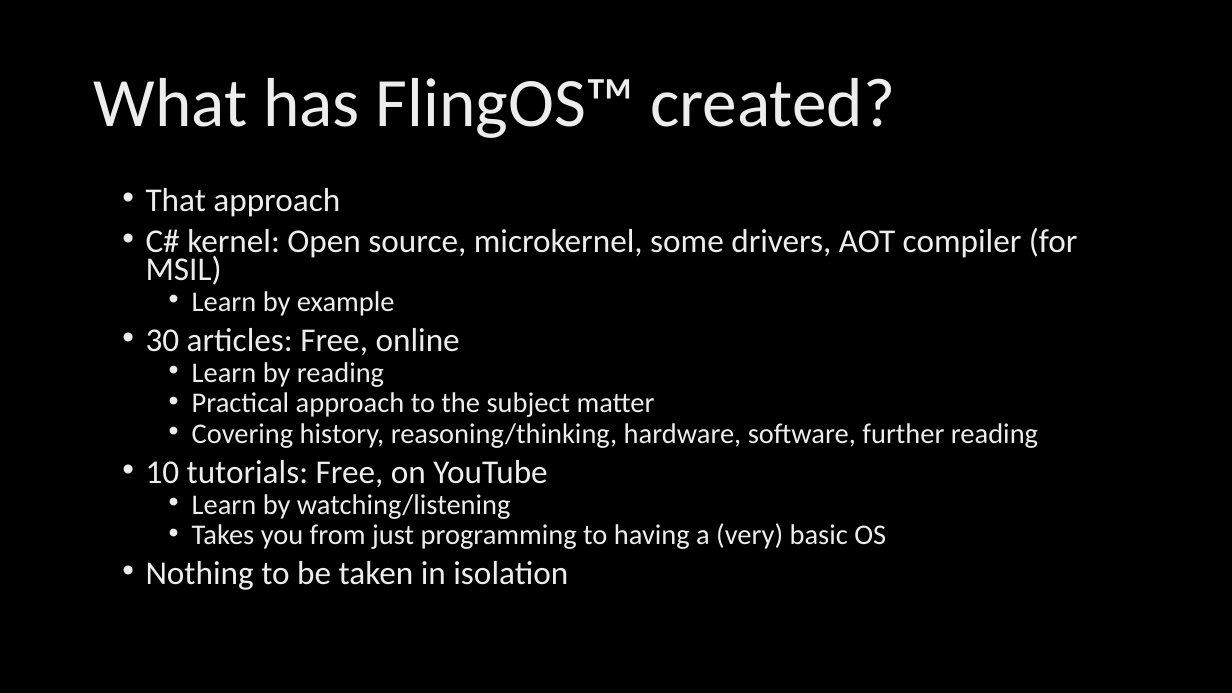
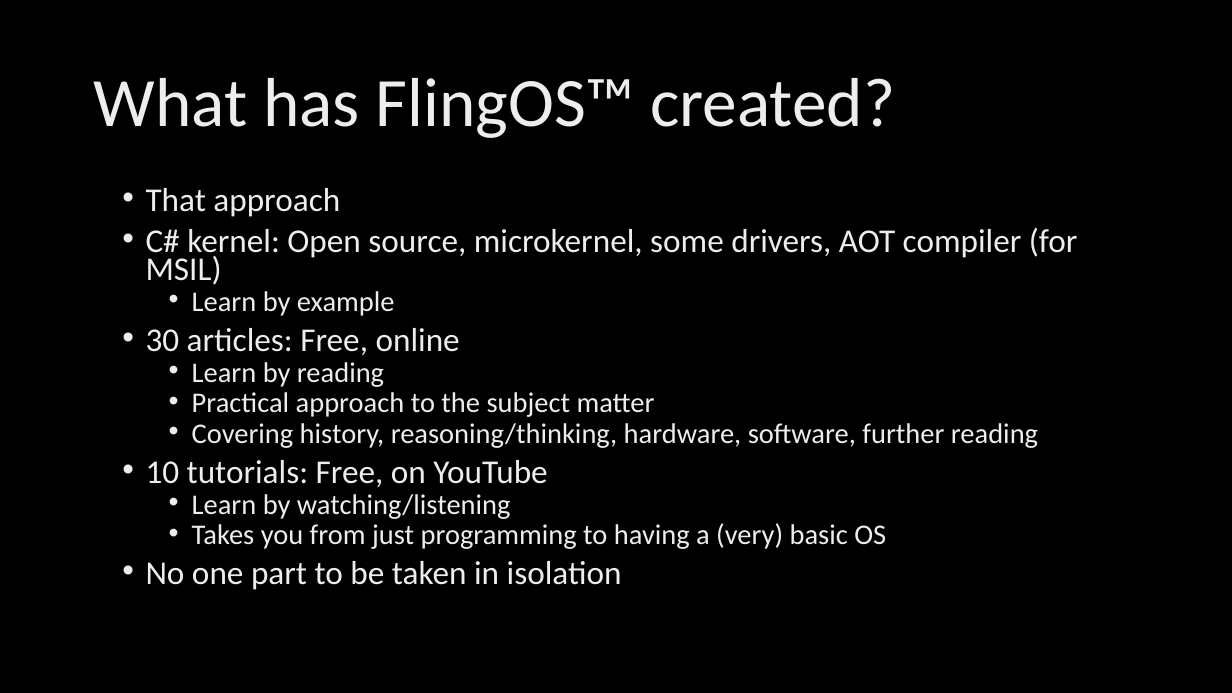
Before and after one commit to FlingOS/FlingOS, a slide deck: slide 19 of Documentation/Presentations/ACCU/How low can you go.pptx (slide 17 before the commit). Drawn at 1232x693 pixels with LibreOffice and Linux fonts; fonts in the diff are those of the drawing; background and template pictures are left out. Boxes give left, top, right and bottom in pixels: in the first picture for what was removed or moved away, otherwise in the second. Text is boxed around its words. In the diff, an @@ line names an element or a change of style, - is before the commit and + after.

```diff
--- a/Documentation/Presentations/ACCU/How low can you go.pptx
+++ b/Documentation/Presentations/ACCU/How low can you go.pptx
@@ text at [146,561,622,590]: text changed @@
-• Nothing to be taken in isolation
+• No one part to be taken in isolation
```
Also in this commit, not shown: 3 other slides changed, 2 slides added.
